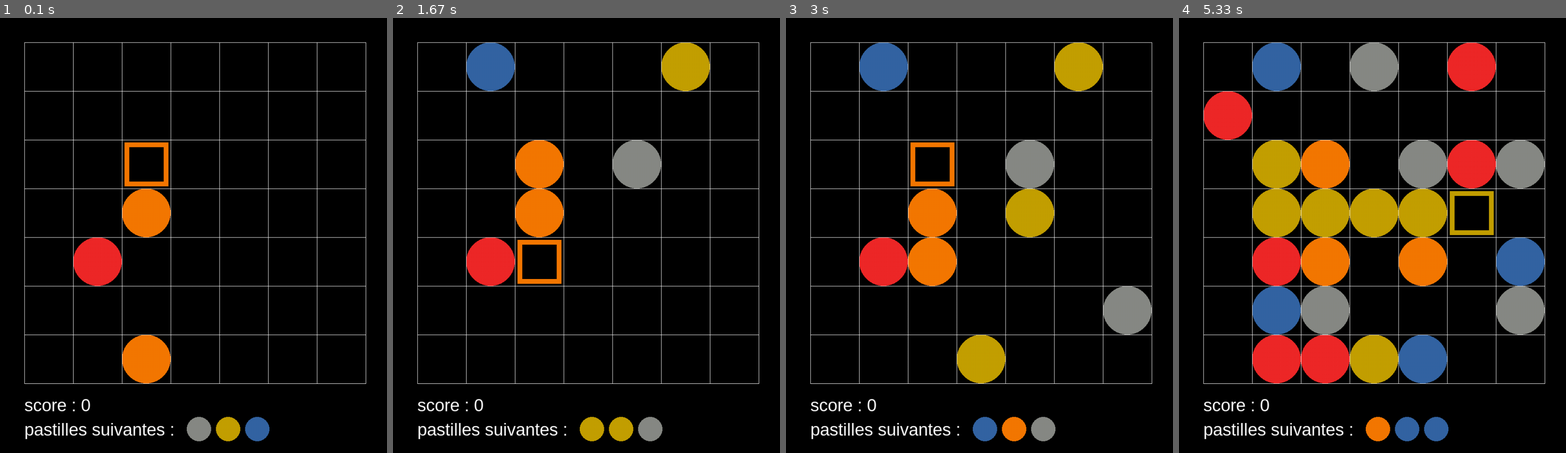
Above: before the commit, frames 1-4 (left to right).
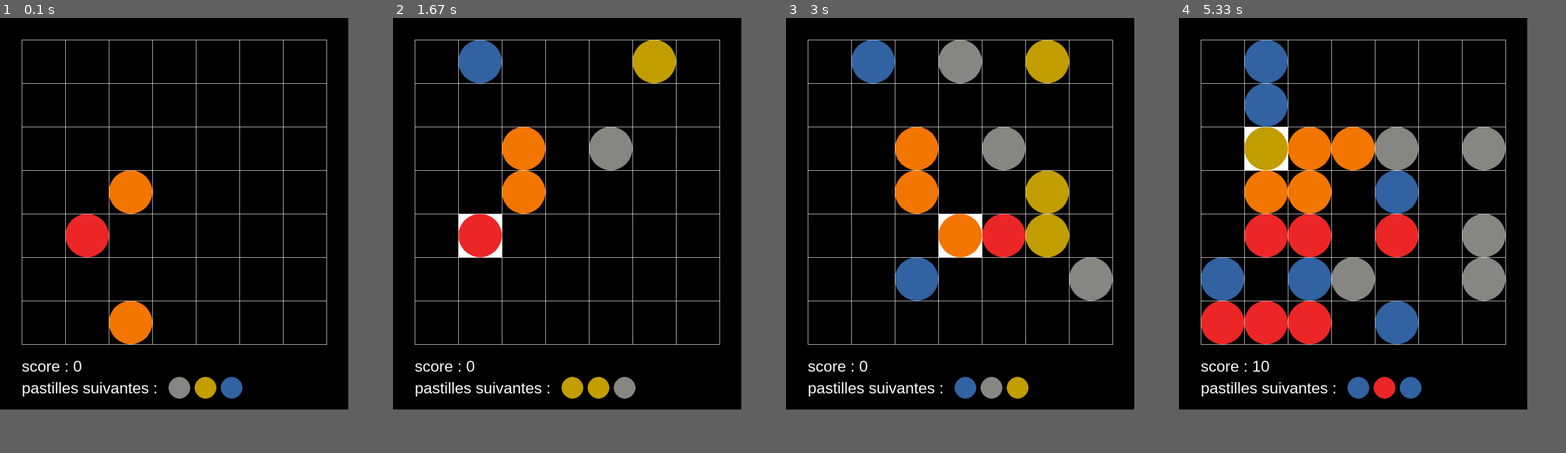
Above: after the commit, the same moments.

Repository: remipannequin/fiver
Game: pygame game, started from pygame_test.py
Same seed, same stepped clock (60 frames per second), same inputs: the game is played once before the commit and once after it.
Inputs (mouse positions are in pixels of both pictures, inside the frame that each line leads up to):
- Up to frame 1 (0.1 s): no input
- Up to frame 2 (1.67 s): click (567, 213) at 0.43 s; click (482, 218) at 0.8 s; tap Space at 1.07 s; click (605, 248) at 1.6 s
- Up to frame 3 (3 s): tap Space at 1.93 s; click (964, 252) at 2.5 s; click (948, 148) at 2.9 s
- Up to frame 4 (5.33 s): tap Space at 3.23, 3.57, 4.07, 4.37 s; move the mouse to (1476, 292) at 4.57 s; click (1476, 292) at 4.7 s; move the mouse to (1252, 139) at 4.97 s; click (1252, 139) at 5.1 s
The window is 800x900 before the commit and 720x810 after it. Grey fills any space a smaller window leaves; there, only what the larger window draws over its background counts as a difference.

The runs differ from the first frame. In frame 1, 11% of the frame differs, in the area x 5-95%, y 5-98%; in frame 2, 14%; in frame 3, 21%; in frame 4, 41%.

Commit message:
add authors and licence

Diff:
--- a/board.py
+++ b/board.py
@@ -1,5 +1,18 @@
+#!/usr/bin/env python
+# -*- coding: utf-8 -*-
+"""Board and Cells of the board
+"""
+
 from enum import Enum, auto
 
+
+__author__="Rémi Pannequin"
+__copyright__ = "Copyright 2020"
+__credits__ = ["Rémi Pannequin"]
+__license__ = "GPL"
+__maintainer__ = "Rémi Pannequin"
+__email__ = "remi.pannequin@gmail.com"
+__status__ = "Development"
 
 class Board:
 
--- a/game.py
+++ b/game.py
@@ -1,8 +1,25 @@
+#!/usr/bin/env python
+# -*- coding: utf-8 -*-
+"""The main game logic for the five-or-more game
+"""
+
 from random import randrange, choice
 from enum import Enum
+import math
+
 from piecegenerator import NextPiecesGenerator
 from board import Board, Direction
-import math
+
+__author__="Rémi Pannequin"
+__copyright__ = "Copyright 2020"
+__credits__ = ["Rémi Pannequin"]
+__license__ = "GPL"
+__maintainer__ = "Rémi Pannequin"
+__email__ = "remi.pannequin@gmail.com"
+__status__ = "Development"
+
+
+
 
 class BoardSize(Enum):
     SMALL = 1
@@ -57,10 +74,7 @@
 
 
     def fill_board (self):
-        """
-
-
-
+        """remove complete lines, and add next_pieces on the board.
         """
         for piece in self.next_pieces_queue:
             c = choice(self.board.free_cells())
--- a/piecegenerator.py
+++ b/piecegenerator.py
@@ -1,4 +1,17 @@
+#!/usr/bin/env python
+# -*- coding: utf-8 -*-
+"""Pieces and random pieces generator
+"""
+
 from random import randrange
+
+__author__="Rémi Pannequin"
+__copyright__ = "Copyright 2020"
+__credits__ = ["Rémi Pannequin"]
+__license__ = "GPL"
+__maintainer__ = "Rémi Pannequin"
+__email__ = "remi.pannequin@gmail.com"
+__status__ = "Development"
 
 class NextPiecesGenerator:
 
--- a/pygame_test.py
+++ b/pygame_test.py
@@ -4,13 +4,21 @@
 
 import pygame
 from game import Game, Helper
-from player import step, best_destination
+from player import step
+
+_author__="Julien Noel and Rémi Pannequin"
+__copyright__ = "Copyright 2020"
+__credits__ = ["Rémi Pannequin", "Julien Noël"]
+__license__ = "GPL"
+__maintainer__ = "Rémi Pannequin"
+__email__ = "remi.pannequin@gmail.com"
+__status__ = "Development"
+
 
 pygame.init()
 pygame.font.init()
 #print(pygame.font.get_fonts())
 g = Game()
-hp = Helper(g)
 #couleur des pieces
 CIEL = 0, 200, 255
 WHITE = 255, 255, 255
@@ -20,59 +28,44 @@
 COULEUR = [pygame.Color(x) for x in ["#3465a4", "#ef2929", "#c4a000",
                     "#f57900", "#888a85"] ]
 #variables
-
-# ATTENTION,RESPECTER LE RATIO.IL FAUT FAIRE hauteur_fenetre*0,88888888888888888888888888 POUR TROUVER LA VALEUR DE longeur_fenetre !!!!!!
-
-hauteur_fenetre = 1000
-longeur_fenetre = round(hauteur_fenetre*(8/9))
 rectangle_blanc = False
 clock = pygame.time.Clock()
 nb_cols = g.n_cols
 nb_lines = g.n_rows
-rayon_cercle = round(longeur_fenetre/16)
+rayon_cercle = 50
 diametre_cercle =  rayon_cercle*2
 arrete_carré = diametre_cercle
 longueur_ligne_verticales = nb_lines * arrete_carré
 longueur_ligne_horizontales = nb_cols * arrete_carré
 loop = True
-moitiérayon = round(rayon_cercle/2)
+moitiérayon = 25
 game_over = False
-fenetre = pygame.display.set_mode((longeur_fenetre, hauteur_fenetre))
+fenetre = pygame.display.set_mode((800, 900))
 
 #boucle
 while loop:
-    #on récupère toutes les actions et on calcule les scores
-    if game_over is False :
-        actions = hp.actions()
-        hp.build_eval_cache()
-        #Calcule de la proposition
-        (proposition_ligne, proposition_col, proposition_type) = best_destination(hp, actions)
-
-    #print (proposition_ligne, proposition_col, proposition_type)
-
     background = pygame.Surface(fenetre.get_size())
     #background.fill(CIEL)
     #programmes d'edition du texte
     if pygame.font:
-        font = pygame.font.SysFont("arial", round(hauteur_fenetre/25))
-        font2 = pygame.font.SysFont("arial", round(hauteur_fenetre/11))
+        font = pygame.font.SysFont("arial", 36)
+        font2 = pygame.font.SysFont("arial", 70)
         text = font.render("score : %d"%g.score, 1, WHITE)
         textpos = text.get_rect()
-        textpos.left = rayon_cercle
-        textpos.centery = longeur_fenetre
+        textpos.left = 50
+        textpos.centery = 800
         background.blit(text, textpos)
     #texte pour les pastilles suivantes
     text3 =font.render("pastilles suivantes : ",1,WHITE)
     text3pos = text3.get_rect()
-    text3pos.left = rayon_cercle
-    text3pos.centery = longeur_fenetre + rayon_cercle
+    text3pos.left = 50
+    text3pos.centery = 850
     background.blit(text3, text3pos)
     # Ajout du fond dans la fenêtre
     fenetre.blit(background, (0, 0))
-    if game_over is False :
-        pygame.draw.rect(fenetre, COULEUR[proposition_type], [proposition_col*diametre_cercle+rayon_cercle+round(rayon_cercle/10),proposition_ligne*diametre_cercle+rayon_cercle+round(rayon_cercle/10),diametre_cercle-round(diametre_cercle/10), diametre_cercle-round(diametre_cercle/10)],round(diametre_cercle/10))
+
     if rectangle_blanc :
-        pygame.draw.rect (fenetre,WHITE,(numero_case_x*diametre_cercle + rayon_cercle,numero_case_y*diametre_cercle +rayon_cercle,diametre_cercle,diametre_cercle))
+        pygame.draw.rect (fenetre,WHITE,(numero_case_x*100 + 50,numero_case_y*100 +50,diametre_cercle,diametre_cercle))
     pieces = []
     #dessin des cercles (pieces)
     for rangee in range(nb_lines):
@@ -80,29 +73,29 @@
             piece = g.board.get_piece(rangee, index)
             if piece is not None:
                 c = pygame.draw.circle(fenetre, COULEUR[piece.id],
-                               [rayon_cercle+ index * diametre_cercle + rayon_cercle, rayon_cercle + rangee*diametre_cercle +rayon_cercle],
+                               [50+ index * diametre_cercle + rayon_cercle, 50 + rangee*diametre_cercle +rayon_cercle],
                                rayon_cercle)
                 pieces.append(c)
 
     decalage = 0
     for piece in g.next_pieces_queue:
-        pygame.draw.circle(fenetre, COULEUR[piece.id], [text3pos.right +round(hauteur_fenetre/60) +moitiérayon+ decalage, (longeur_fenetre +rayon_cercle) ], moitiérayon)
-        decalage = decalage + round(hauteur_fenetre/15)
+        pygame.draw.circle(fenetre, COULEUR[piece.id], [text3pos.right +15 +moitiérayon+ decalage, 850 ], moitiérayon)
+        decalage = decalage + 60
 
     for index in range(nb_cols+1):
-        depart = [rayon_cercle+index*diametre_cercle, rayon_cercle]
+        depart = [50+index*diametre_cercle, 50]
         fin = [depart[0], depart[1] + longueur_ligne_verticales]
         pygame.draw.line(fenetre,WHITE, depart, fin)
     for index in range(nb_lines+1):
-        pygame.draw.line(fenetre,WHITE, [rayon_cercle, rayon_cercle+index*diametre_cercle],[(rayon_cercle+nb_cols*diametre_cercle), rayon_cercle+index*diametre_cercle])
+        pygame.draw.line(fenetre,WHITE, [50, 50+index*diametre_cercle],[(50+nb_cols*diametre_cercle), 50+index*diametre_cercle])
     #texte pour ecrire game_over
     if game_over :
         text2 = font2.render("GAME OVER", 1, WHITE)
         text2pos = text2.get_rect()
-        text2pos.centerx = round(longeur_fenetre/2)
-        text2pos.centery = round(hauteur_fenetre/2)-rayon_cercle
+        text2pos.centerx = 400
+        text2pos.centery = 400
         fenetre.blit(text2, text2pos)
-        rect_green = pygame.draw.rect(fenetre, RED, [rayon_cercle*10+rayon_cercle, longeur_fenetre, round(longeur_fenetre/4), rayon_cercle])
+        rect_green = pygame.draw.rect(fenetre, RED, [550, 800, 200, 50])
         text4 = font.render("rejouer",1, WHITE)
         text4pos = text4.get_rect()
         text4pos.centerx = rect_green.centerx
@@ -115,9 +108,9 @@
         elif event.type == pygame.MOUSEBUTTONDOWN:
             x,y = event.pos
             #savoir dans quelle case se situe le clic
-            if x > rayon_cercle and y > rayon_cercle and x <  nb_cols * diametre_cercle + rayon_cercle and y < nb_lines * diametre_cercle + rayon_cercle :
-                numero_case_x = ((x-rayon_cercle)//diametre_cercle)
-                numero_case_y = ((y-rayon_cercle)//diametre_cercle)
+            if x > 50 and y > 50 and x <  nb_cols * diametre_cercle + 50 and y < nb_lines * diametre_cercle + 50 :
+                numero_case_x = ((x-50)//diametre_cercle)
+                numero_case_y = ((y-50)//diametre_cercle)
                 print (numero_case_x)
                 print (numero_case_y)
                 piece = g.board.get_piece(numero_case_y, numero_case_x)
@@ -137,10 +130,9 @@
                         else:
                             g.make_move(numero_case_y2, numero_case_x2,numero_case_y, numero_case_x)
                     rectangle_blanc = False
-            elif game_over and rect_green.collidepoint(event.pos):
+            elif rect_green.collidepoint(event.pos):
                 #clique sur le rectangle vert
                 g = Game()
-                hp = Helper(g)
                 game_over = False
 
         elif event.type == pygame.KEYDOWN and event.key == 32 and not game_over:
